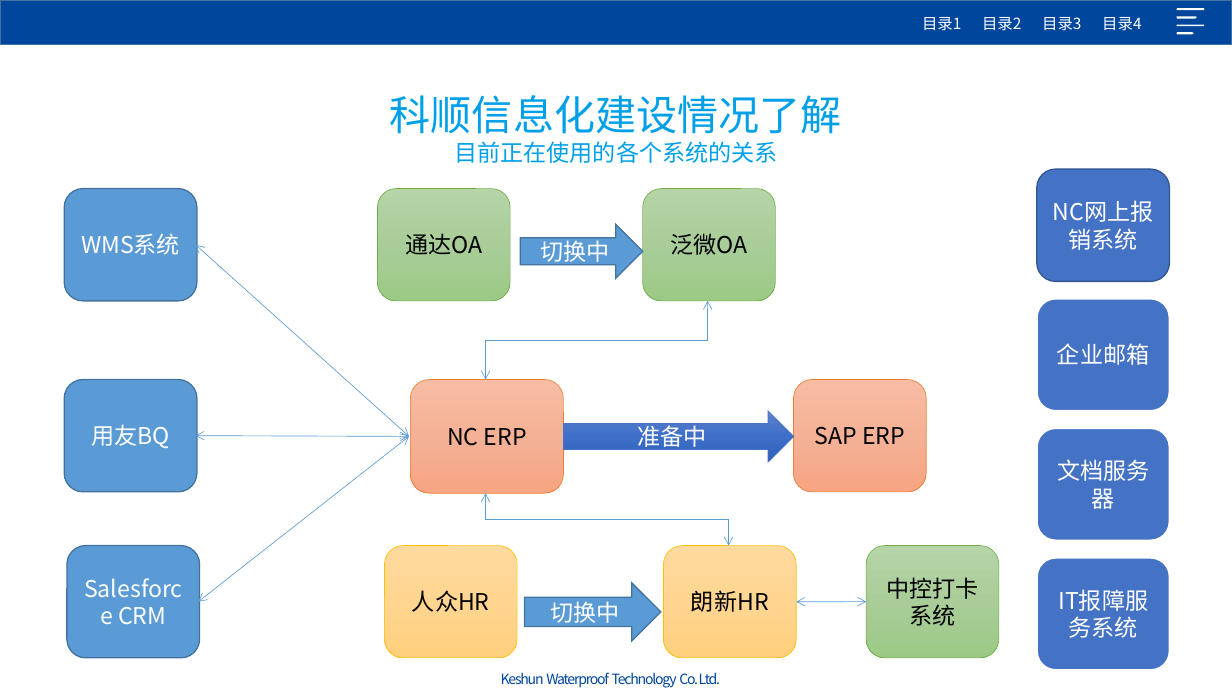
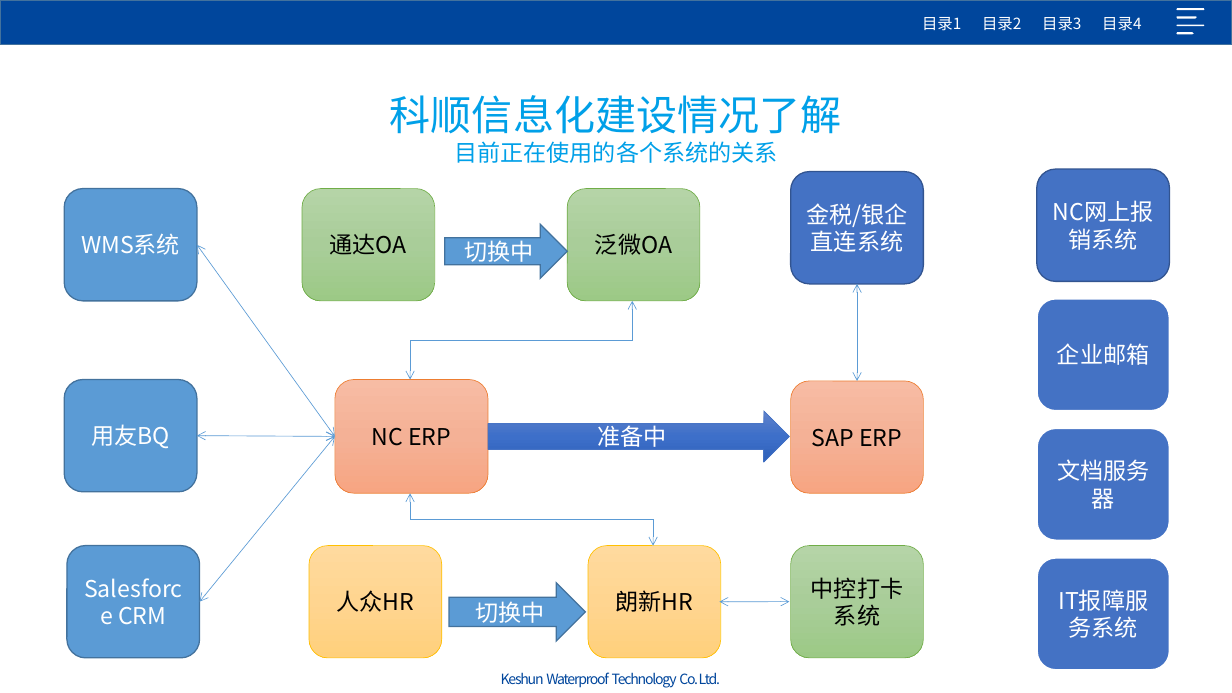
Before and after one commit to Jack-liangqihua/ABAP_CODER, a slide deck: slide 5 of 项目管理/SAP项目实施过程经验总结.pptx. Drawn at 1232x693 pixels with LibreOffice and Linux fonts; fonts in the diff are those of the drawing; background and template pictures are left out. Boxes give left, top, right and bottom in pixels: in the first picture for what was removed or moved away, otherwise in the second. Text is boxed around its words. In the diff, an @@ line names an element or a change of style, - is before the commit and + after.

```diff
--- a/项目管理/SAP项目实施过程经验总结.pptx
+++ b/项目管理/SAP项目实施过程经验总结.pptx
@@ rounded rectangle added at box(791, 172, 924, 285), fill #4472C4, outline #325491 1 pt, 18 pt, text #FFFFFF @@
+金税/银企直连系统
@@ double arrow moved from (196, 245) - (409, 436) to (197, 245) - (335, 436) @@
@@ double arrow added from (858, 284) to (858, 381), #5B9BD5 0.5 pt @@
@@ right arrow "准备中": place and size @@
-right arrow "准备中" at box(564, 411, 794, 462)
+right arrow "准备中" at box(488, 411, 789, 462)
@@ double arrow moved from (196, 436) - (409, 436) to (197, 436) - (335, 436) @@
@@ double arrow moved from (199, 602) - (409, 436) to (200, 602) - (335, 436) @@
@@ 6 rounded rectangles, 2 right arrows, 2 elbow double arrows, 1 double arrow: place and size @@
-6 rounded rectangles, 2 right arrows, 2 elbow double arrows, 1 double arrow at box(378, 189, 999, 658)
+6 rounded rectangles, 2 right arrows, 2 elbow double arrows, 1 double arrow at box(302, 189, 924, 658)
```
Also in this commit, not shown: 7 other files.
